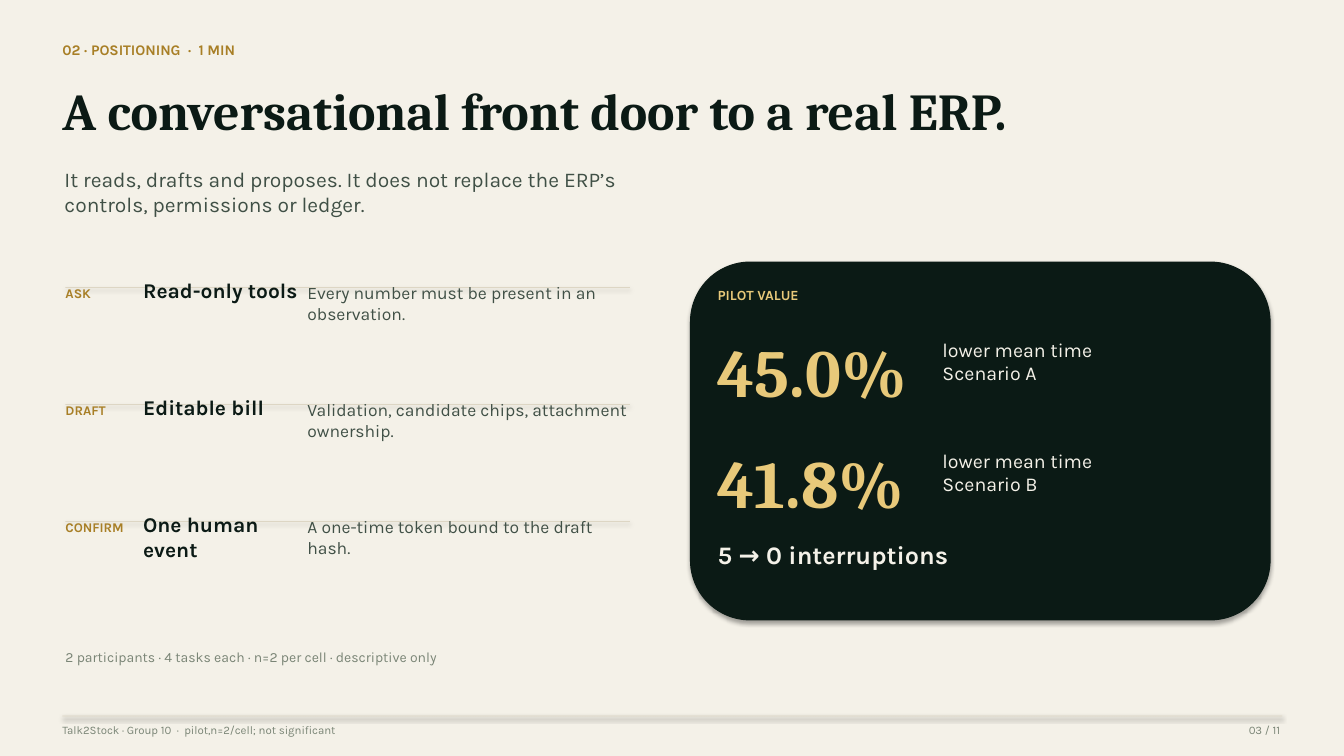
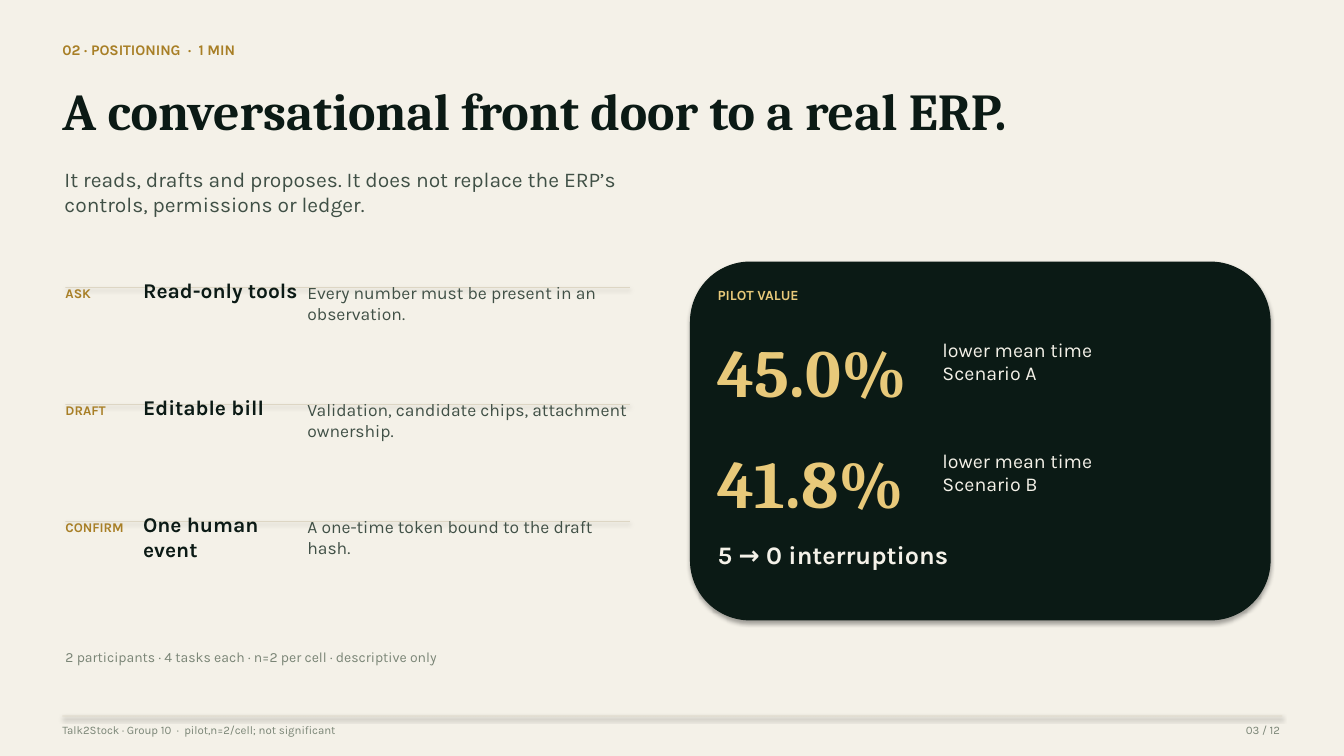
Before and after one commit to honlam6/talk2stock, a slide deck: slide 3 of docs/final/Talk2Stock_Presentation_EN.pptx. Drawn at 1344x756 pixels with LibreOffice and Linux fonts; fonts in the diff are those of the drawing. Boxes give left, top, right and bottom in pixels: in the first picture for what was removed or moved away, otherwise in the second. Text is boxed around its words. In the diff, an @@ line names an element or a change of style, - is before the commit and + after.

```diff
--- a/docs/final/Talk2Stock_Presentation_EN.pptx
+++ b/docs/final/Talk2Stock_Presentation_EN.pptx
@@ text at <box>1246,727,1280,734</box>: text changed @@
-03 / 11
+03 / 12
```
Also in this commit, not shown: 8 other slides changed, 1 slide added, 11 other files.
